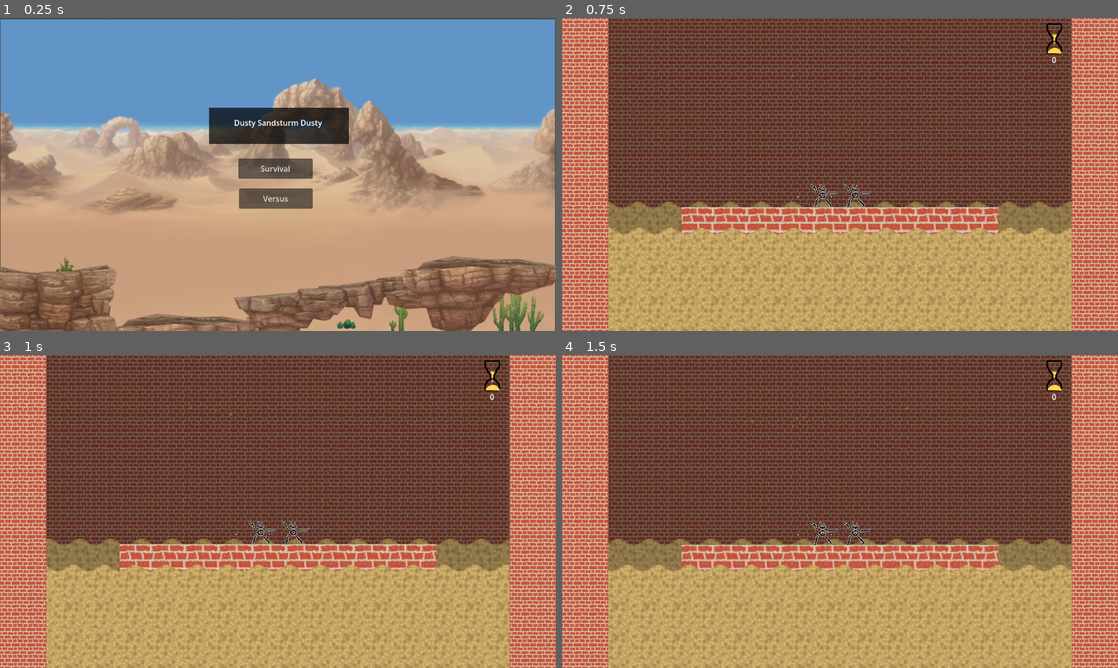
Above: before the commit, frames 1-4 (two rows, left to right).
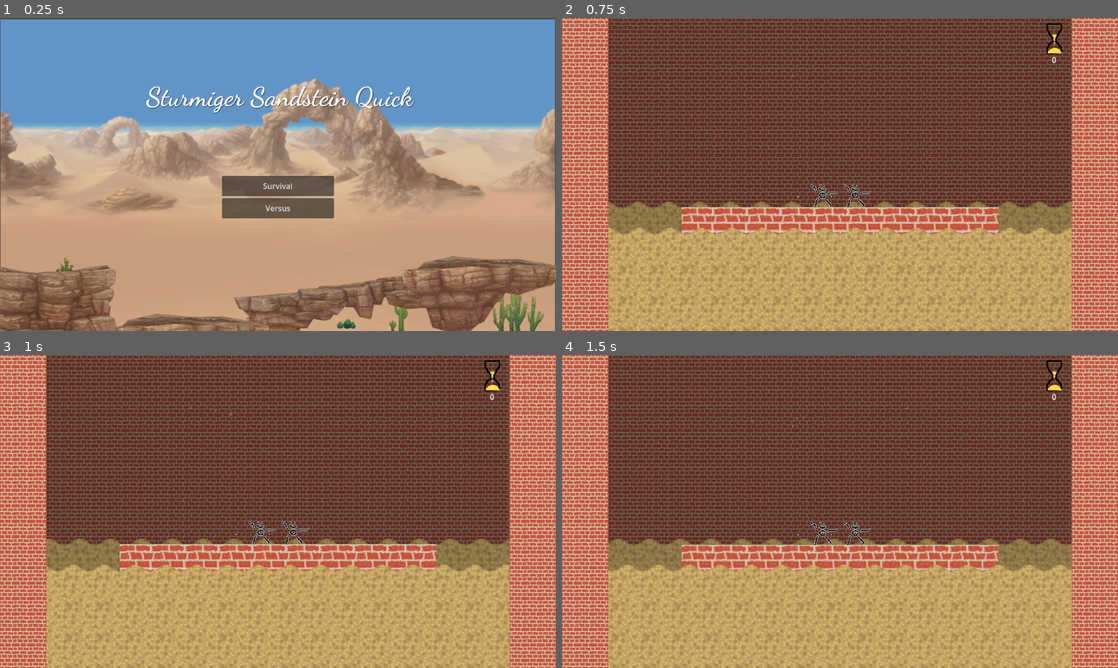
Above: after the commit, the same moments.

Repository: atomazu/quicksand
Game: Godot game, scene res://scenes/title/startmenu.tscn
Two runs of this game, one before a commit and one after it. Both use one fixed random seed, a clock stepped at 60 frames per second and the inputs below. Before the commit the project starts from res://scenes/startmenu.tscn.
Inputs (mouse positions are in pixels of both pictures, inside the frame that each line leads up to):
- Up to frame 1 (0.25 s): no input
- Up to frame 2 (0.75 s): click "Survival" at 0.5 s
- Up to frame 3 (1 s): no input
- Up to frame 4 (1.5 s): move the mouse to (962, 495) at 1.27 s; tap Mouse wheel up (p1_wheel) at 1.35 s

The runs differ from the first frame. In frame 1, 6.7% of the frame differs, in the area x 26-75%, y 21-100%; in frame 2, nothing differs; in frame 3, nothing differs; in frame 4, nothing differs.

Commit message:
Reorganize project structure, cleanup code, improve title - Created subfolders for scenes and scripts that belong together - Improve code style in a few scripts - Use UID references instead of hardcoded resource paths - Add font to assets and use it on the title screen - Title now is in a new Control based structure that scales and aligns automatically

Diff:
--- a/entities/box.tres
+++ /dev/null
@@ -1,9 +0,0 @@
-[gd_resource type="Resource" script_class="Entity" format=3 uid="uid://dbq7l7q1tvt5i"]
-
-[ext_resource type="PackedScene" uid="uid://cbpoflllc0mf7" path="res://entities/box.tscn" id="1_5un0l"]
-[ext_resource type="Script" uid="uid://1nw2i0ardlwb" path="res://entity.gd" id="1_ik4ae"]
-
-[resource]
-script = ExtResource("1_ik4ae")
-scene = ExtResource("1_5un0l")
-metadata/_custom_type_script = "uid://1nw2i0ardlwb"
--- a/entities/box_L.tres
+++ /dev/null
@@ -1,9 +0,0 @@
-[gd_resource type="Resource" script_class="Entity" format=3 uid="uid://b3pqw61jgf6f8"]
-
-[ext_resource type="PackedScene" uid="uid://0rpmxvwp7m76" path="res://entities/box_L.tscn" id="1_h3of1"]
-[ext_resource type="Script" uid="uid://1nw2i0ardlwb" path="res://entity.gd" id="1_md37i"]
-
-[resource]
-script = ExtResource("1_md37i")
-scene = ExtResource("1_h3of1")
-metadata/_custom_type_script = "uid://1nw2i0ardlwb"
--- /dev/null
+++ b/entities/entity_list.tres
@@ -0,0 +1,39 @@
+[gd_resource type="Resource" script_class="EntityList" format=3 uid="uid://c6yawuml1lot0"]
+
+[ext_resource type="Script" uid="uid://1nw2i0ardlwb" path="res://scenes/resources/entity.gd" id="1_hc6p2"]
+[ext_resource type="PackedScene" uid="uid://bj5jfielxvkwx" path="res://entities/box_line.tscn" id="2_61yj1"]
+[ext_resource type="PackedScene" uid="uid://diydkg1lyb6s1" path="res://entities/box_s.tscn" id="3_yabtb"]
+[ext_resource type="PackedScene" uid="uid://djs6bq6bc0fj5" path="res://entities/box_t.tscn" id="4_i1xqc"]
+[ext_resource type="PackedScene" uid="uid://cbpoflllc0mf7" path="res://entities/box.tscn" id="5_oi3c3"]
+[ext_resource type="PackedScene" uid="uid://0rpmxvwp7m76" path="res://entities/box_L.tscn" id="6_2fby1"]
+[ext_resource type="Script" uid="uid://byitkepd2p7vr" path="res://scenes/resources/entities.gd" id="7_ardun"]
+
+[sub_resource type="Resource" id="Resource_p7mml"]
+script = ExtResource("1_hc6p2")
+scene = ExtResource("5_oi3c3")
+metadata/_custom_type_script = "uid://1nw2i0ardlwb"
+
+[sub_resource type="Resource" id="Resource_s3b1i"]
+script = ExtResource("1_hc6p2")
+scene = ExtResource("6_2fby1")
+metadata/_custom_type_script = "uid://1nw2i0ardlwb"
+
+[sub_resource type="Resource" id="Resource_5jixd"]
+script = ExtResource("1_hc6p2")
+scene = ExtResource("2_61yj1")
+metadata/_custom_type_script = "uid://1nw2i0ardlwb"
+
+[sub_resource type="Resource" id="Resource_whr0p"]
+script = ExtResource("1_hc6p2")
+scene = ExtResource("3_yabtb")
+metadata/_custom_type_script = "uid://1nw2i0ardlwb"
+
+[sub_resource type="Resource" id="Resource_kgm2x"]
+script = ExtResource("1_hc6p2")
+scene = ExtResource("4_i1xqc")
+metadata/_custom_type_script = "uid://1nw2i0ardlwb"
+
+[resource]
+script = ExtResource("7_ardun")
+entities = Array[ExtResource("1_hc6p2")]([SubResource("Resource_p7mml"), SubResource("Resource_s3b1i"), SubResource("Resource_5jixd"), SubResource("Resource_whr0p"), SubResource("Resource_kgm2x")])
+metadata/_custom_type_script = "uid://byitkepd2p7vr"
--- a/entities/initial.tres
+++ /dev/null
@@ -1,29 +0,0 @@
-[gd_resource type="Resource" script_class="EntityList" format=3 uid="uid://c6yawuml1lot0"]
-
-[ext_resource type="Script" uid="uid://1nw2i0ardlwb" path="res://entity.gd" id="1_dsxvx"]
-[ext_resource type="Script" uid="uid://byitkepd2p7vr" path="res://scenes/entities.gd" id="2_efjuc"]
-[ext_resource type="Resource" uid="uid://dbq7l7q1tvt5i" path="res://entities/box.tres" id="2_nvm30"]
-[ext_resource type="Resource" uid="uid://b3pqw61jgf6f8" path="res://entities/box_L.tres" id="3_8xc7m"]
-[ext_resource type="PackedScene" uid="uid://bj5jfielxvkwx" path="res://entities/box_line.tscn" id="4_x63m5"]
-[ext_resource type="PackedScene" uid="uid://diydkg1lyb6s1" path="res://entities/box_s.tscn" id="5_fg5ui"]
-[ext_resource type="PackedScene" uid="uid://djs6bq6bc0fj5" path="res://entities/box_t.tscn" id="6_h1q83"]
-
-[sub_resource type="Resource" id="Resource_c475x"]
-script = ExtResource("1_dsxvx")
-scene = ExtResource("4_x63m5")
-metadata/_custom_type_script = "uid://1nw2i0ardlwb"
-
-[sub_resource type="Resource" id="Resource_ls4fa"]
-script = ExtResource("1_dsxvx")
-scene = ExtResource("5_fg5ui")
-metadata/_custom_type_script = "uid://1nw2i0ardlwb"
-
-[sub_resource type="Resource" id="Resource_ayagq"]
-script = ExtResource("1_dsxvx")
-scene = ExtResource("6_h1q83")
-metadata/_custom_type_script = "uid://1nw2i0ardlwb"
-
-[resource]
-script = ExtResource("2_efjuc")
-entities = Array[ExtResource("1_dsxvx")]([ExtResource("2_nvm30"), ExtResource("3_8xc7m"), SubResource("Resource_c475x"), SubResource("Resource_ls4fa"), SubResource("Resource_ayagq")])
-metadata/_custom_type_script = "uid://byitkepd2p7vr"
--- a/scenes/death_screen.gd
+++ b/scenes/death_screen/death_screen.gd
@@ -7,4 +7,4 @@
 		count += delta * 10
 		$Light.energy = count
 	if count > 3:
-		get_tree().change_scene_to_file("res://scenes/startmenu.tscn")
+		get_tree().change_scene_to_file("uid://ca8rew2tw8kkf") # UID Reference to start menu
--- a/scenes/death_screen.tscn
+++ b/scenes/death_screen/death_screen.tscn
@@ -1,14 +1,14 @@
 [gd_scene format=3 uid="uid://30utcg1gn6of"]
 
 [ext_resource type="Texture2D" uid="uid://cvr5kiyabd5wt" path="res://assets/cute_reaper.png" id="1_gwety"]
-[ext_resource type="Script" uid="uid://dsig20t52tc4n" path="res://scenes/death_screen.gd" id="1_wtkkp"]
+[ext_resource type="Script" uid="uid://dsig20t52tc4n" path="res://scenes/death_screen/death_screen.gd" id="1_wtkkp"]
 [ext_resource type="Texture2D" uid="uid://c532c62e0olsh" path="res://assets/flashlight.png" id="2_wfw3d"]
 [ext_resource type="Texture2D" uid="uid://cjn7mtmwg2ph0" path="res://assets/quicksand.png" id="3_wtkkp"]
 [ext_resource type="Texture2D" uid="uid://c1vrjjm7rdhto" path="res://assets/cethiel-desert-edit.png" id="4_wraau"]
 [ext_resource type="Texture2D" uid="uid://dawbli2qou5w3" path="res://assets/6.png" id="5_vyrcq"]
 [ext_resource type="Texture2D" uid="uid://dxjt0pg84fok2" path="res://assets/lightcone.png" id="6_wfw3d"]
 [ext_resource type="AudioStream" uid="uid://d3k2dykeuq4bs" path="res://sounds/bg.wav" id="8_wraau"]
-[ext_resource type="Script" uid="uid://6ydrnbudhtyt" path="res://scenes/death_screen_score_label.gd" id="9_vyrcq"]
+[ext_resource type="Script" uid="uid://6ydrnbudhtyt" path="res://scenes/death_screen/death_screen_score_label.gd" id="9_vyrcq"]
 
 [sub_resource type="LabelSettings" id="LabelSettings_i60to"]
 font_size = 100
--- a/scenes/main.tscn
+++ b/scenes/main.tscn
@@ -1,6 +1,6 @@
 [gd_scene format=3 uid="uid://cts2ddx20a6rp"]
 
-[ext_resource type="PackedScene" uid="uid://d4fk12lnxrekv" path="res://scenes/stage.tscn" id="1_o5qli"]
+[ext_resource type="PackedScene" uid="uid://d4fk12lnxrekv" path="res://scenes/stage/stage.tscn" id="1_o5qli"]
 [ext_resource type="PackedScene" uid="uid://dlq48qxs0g5oo" path="res://scenes/ui.tscn" id="2_0wfyh"]
 
 [node name="Main" type="Node" unique_id=670265662]
--- a/scenes/player.gd
+++ b/scenes/player/player.gd
@@ -55,8 +55,6 @@
 func _on_ground_area_body_exited(_body):
 	bodies_below_feet -= 1
 
-# Also check for areas so that the quicksand counts as "ground"
-# Maybe in future use group for quicksand so othe arears arent confused with ground
 func _on_ground_area_area_entered(_body):
 	bodies_below_feet += 1
 	in_sand = true
@@ -67,11 +65,19 @@
 	bodies_below_feet -= 1
 	in_sand = false
 
+# TODO: Show who has won in results screen in versus mode
+# INVESTIGATE: Sometimes it does not progress to death scene... for some reason
 func _on_timer_timeout():
 	if sand_damp == 0:
-		Global.deaths_this_round += 1; if Global.deaths_this_round >= 2 || !Global.is_survival: Global.winner = name; get_tree().change_scene_to_file("res://scenes/death_screen.tscn");Global.deaths_this_round=0
+		Global.deaths_this_round += 1
+		# Called when: A player has died
+		# Versus => Exit to results screen
+		# Survival => If `Global.deaths_this_round` count is at least 2, exit to results screen
+		if ((not Global.is_survival) or (Global.deaths_this_round >= 2)):
+			Global.winner = name
+			get_tree().change_scene_to_file("uid://30utcg1gn6of") # UID Reference to death screen
+			Global.deaths_this_round = 0
 	elif sand_damp < 0.15:
 		sand_damp = 0
 	else:
 		sand_damp *= 0.6
-	print(sand_damp)
--- a/scenes/player.tscn
+++ b/scenes/player/player.tscn
@@ -1,9 +1,9 @@
 [gd_scene format=3 uid="uid://crx51wxlxkf6i"]
 
 [ext_resource type="Texture2D" uid="uid://bwrq5rhaxiokk" path="res://assets/player.png" id="1_3vyb7"]
-[ext_resource type="Script" uid="uid://xwnmth4bj0bp" path="res://scenes/player.gd" id="1_g2els"]
-[ext_resource type="Shader" uid="uid://d24ctoml41xv2" path="res://scenes/outline.gdshader" id="2_dqkch"]
-[ext_resource type="Script" uid="uid://bcix6pm08eq6h" path="res://scenes/grab_system.gd" id="3_qhqgy"]
+[ext_resource type="Script" uid="uid://xwnmth4bj0bp" path="res://scenes/player/player.gd" id="1_g2els"]
+[ext_resource type="Shader" uid="uid://d24ctoml41xv2" path="res://scenes/resources/outline.gdshader" id="2_dqkch"]
+[ext_resource type="Script" uid="uid://bcix6pm08eq6h" path="res://scenes/player/grab_system.gd" id="3_qhqgy"]
 
 [sub_resource type="PhysicsMaterial" id="PhysicsMaterial_3vyb7"]
 friction = 0.0
--- a/scenes/kill_barrier.tscn
+++ b/scenes/stage/kill_barrier.tscn
@@ -1,6 +1,6 @@
 [gd_scene format=3 uid="uid://di41vsiocn8xy"]
 
-[ext_resource type="Script" uid="uid://dnah8i1ebmpkt" path="res://scenes/kill_barrier.gd" id="1_hcbex"]
+[ext_resource type="Script" uid="uid://dnah8i1ebmpkt" path="res://scenes/stage/kill_barrier.gd" id="1_hcbex"]
 
 [sub_resource type="RectangleShape2D" id="RectangleShape2D_i60to"]
 size = Vector2(8441, 20)
--- a/scenes/platform.tscn
+++ b/scenes/stage/platform.tscn
@@ -1,7 +1,7 @@
 [gd_scene format=3 uid="uid://cfc7gsvvndlj2"]
 
 [ext_resource type="Texture2D" uid="uid://dfo34alxgy13h" path="res://assets/platform.png" id="1_ba0x2"]
-[ext_resource type="Script" uid="uid://brcjo2s1gve7q" path="res://scenes/platform.gd" id="1_nlgqw"]
+[ext_resource type="Script" uid="uid://brcjo2s1gve7q" path="res://scenes/stage/platform.gd" id="1_nlgqw"]
 
 [sub_resource type="RectangleShape2D" id="RectangleShape2D_ba0x2"]
 size = Vector2(656, 62)
--- a/scenes/quicksand.tscn
+++ b/scenes/stage/quicksand.tscn
@@ -1,7 +1,7 @@
 [gd_scene format=3 uid="uid://qxwvb53t8nbx"]
 
 [ext_resource type="Texture2D" uid="uid://cjn7mtmwg2ph0" path="res://assets/quicksand.png" id="1_misx6"]
-[ext_resource type="Script" uid="uid://cp41blqy8ojtg" path="res://scenes/quicksand.gd" id="1_qy2y6"]
+[ext_resource type="Script" uid="uid://cp41blqy8ojtg" path="res://scenes/stage/quicksand.gd" id="1_qy2y6"]
 [ext_resource type="Texture2D" uid="uid://dwteilcm42a81" path="res://assets/sand.png" id="2_17qod"]
 
 [sub_resource type="RectangleShape2D" id="RectangleShape2D_far1q"]
--- a/scenes/sand_clock.tscn
+++ b/scenes/stage/sand_clock.tscn
@@ -1,7 +1,7 @@
 [gd_scene format=3 uid="uid://caihj2gc8lptt"]
 
 [ext_resource type="Texture2D" uid="uid://dj748ko3wv7b4" path="res://assets/sand_clock_1.png" id="1_ctrmp"]
-[ext_resource type="Script" uid="uid://cx6shphq410y3" path="res://scenes/sand_clock.gd" id="1_j26ly"]
+[ext_resource type="Script" uid="uid://cx6shphq410y3" path="res://scenes/stage/sand_clock.gd" id="1_j26ly"]
 [ext_resource type="Texture2D" uid="uid://djibswamftbl4" path="res://assets/sand_clock_2.png" id="2_j26ly"]
 [ext_resource type="Texture2D" uid="uid://c44n0xlxyluxv" path="res://assets/sand_clock_3.png" id="3_7hwcp"]
 [ext_resource type="Texture2D" uid="uid://doh5l5rwq6cka" path="res://assets/sand_clock_4.png" id="4_xsb5i"]
--- a/scenes/stage.tscn
+++ b/scenes/stage/stage.tscn
@@ -1,15 +1,15 @@
 [gd_scene format=3 uid="uid://d4fk12lnxrekv"]
 
-[ext_resource type="Script" uid="uid://pyrtervf15lq" path="res://scenes/spawner.gd" id="1_6c5u0"]
-[ext_resource type="PackedScene" uid="uid://crx51wxlxkf6i" path="res://scenes/player.tscn" id="1_8rem4"]
-[ext_resource type="Resource" uid="uid://c6yawuml1lot0" path="res://entities/initial.tres" id="2_2so7o"]
-[ext_resource type="PackedScene" uid="uid://cfc7gsvvndlj2" path="res://scenes/platform.tscn" id="3_kewym"]
-[ext_resource type="PackedScene" uid="uid://qxwvb53t8nbx" path="res://scenes/quicksand.tscn" id="6_2so7o"]
-[ext_resource type="PackedScene" uid="uid://di41vsiocn8xy" path="res://scenes/kill_barrier.tscn" id="7_1hwpr"]
-[ext_resource type="PackedScene" uid="uid://baw2uogbluxwt" path="res://scenes/background.tscn" id="7_st0q7"]
-[ext_resource type="PackedScene" uid="uid://caihj2gc8lptt" path="res://scenes/sand_clock.tscn" id="8_1hwpr"]
+[ext_resource type="Script" uid="uid://pyrtervf15lq" path="res://scenes/stage/spawner.gd" id="1_6c5u0"]
+[ext_resource type="PackedScene" uid="uid://crx51wxlxkf6i" path="res://scenes/player/player.tscn" id="1_8rem4"]
+[ext_resource type="Resource" uid="uid://c6yawuml1lot0" path="res://entities/entity_list.tres" id="2_2so7o"]
+[ext_resource type="PackedScene" uid="uid://cfc7gsvvndlj2" path="res://scenes/stage/platform.tscn" id="3_kewym"]
+[ext_resource type="PackedScene" uid="uid://qxwvb53t8nbx" path="res://scenes/stage/quicksand.tscn" id="6_2so7o"]
+[ext_resource type="PackedScene" uid="uid://di41vsiocn8xy" path="res://scenes/stage/kill_barrier.tscn" id="7_1hwpr"]
+[ext_resource type="PackedScene" uid="uid://baw2uogbluxwt" path="res://scenes/stage/background.tscn" id="7_st0q7"]
+[ext_resource type="PackedScene" uid="uid://caihj2gc8lptt" path="res://scenes/stage/sand_clock.tscn" id="8_1hwpr"]
 [ext_resource type="Texture2D" uid="uid://dnsjox2joggb7" path="res://assets/sandkorn.png" id="9_dexii"]
-[ext_resource type="Script" uid="uid://bccvk7fwrv3gc" path="res://scenes/kill_player_area_box_barrier_object_node_script.gd" id="10_yd2gm"]
+[ext_resource type="Script" uid="uid://bccvk7fwrv3gc" path="res://scenes/stage/kill_player_area_box_barrier_object_node_script.gd" id="10_yd2gm"]
 
 [sub_resource type="ParticleProcessMaterial" id="ParticleProcessMaterial_4k0v7"]
 particle_flag_disable_z = true
--- a/entities/versus.gd
+++ b/scenes/title/start_survival.gd
@@ -3,12 +3,12 @@
 
 # Called when the node enters the scene tree for the first time.
 func _ready() -> void:
-	set_text("Versus")
+	set_text("Survival")
 
 
 func _pressed() -> void:
-	Global.is_survival = false
-	get_tree().change_scene_to_file("res://scenes/main.tscn")
+	Global.is_survival = true
+	get_tree().change_scene_to_file("uid://d4fk12lnxrekv") # UID Ref to Stage
 	pass
 
 # Called every frame. 'delta' is the elapsed time since the previous frame.
--- a/entities/start_button.gd
+++ b/scenes/title/start_versus.gd
@@ -3,12 +3,12 @@
 
 # Called when the node enters the scene tree for the first time.
 func _ready() -> void:
-	set_text("Survival")
+	set_text("Versus")
 
 
 func _pressed() -> void:
-	Global.is_survival = true
-	get_tree().change_scene_to_file("res://scenes/main.tscn")
+	Global.is_survival = false
+	get_tree().change_scene_to_file("uid://d4fk12lnxrekv")
 	pass
 
 # Called every frame. 'delta' is the elapsed time since the previous frame.
--- a/scenes/startmenu.tscn
+++ b/scenes/title/startmenu.tscn
@@ -8,13 +8,14 @@
 [ext_resource type="Texture2D" uid="uid://cssecraaixrrp" path="res://assets/9.png" id="6_oveq4"]
 [ext_resource type="Texture2D" uid="uid://qxdjh54gpdi7" path="res://assets/7.png" id="7_086el"]
 [ext_resource type="Texture2D" uid="uid://dawbli2qou5w3" path="res://assets/6.png" id="8_28irt"]
-[ext_resource type="Script" uid="uid://1jg1aoovr17t" path="res://entities/start_button.gd" id="9_086el"]
-[ext_resource type="Script" uid="uid://cwhx8n27f4ovb" path="res://entities/versus.gd" id="10_kbbg3"]
-[ext_resource type="Script" uid="uid://ctd2hou8aq5pc" path="res://entities/title_gen.gd" id="11_qpdwg"]
+[ext_resource type="FontFile" uid="uid://to2u6qt3g7xr" path="res://assets/Dancing_Script/static/DancingScript-Bold.ttf" id="9_2i7qt"]
+[ext_resource type="Script" uid="uid://1jg1aoovr17t" path="res://scenes/title/start_survival.gd" id="9_086el"]
+[ext_resource type="Script" uid="uid://cwhx8n27f4ovb" path="res://scenes/title/start_versus.gd" id="10_kbbg3"]
+[ext_resource type="Script" uid="uid://ctd2hou8aq5pc" path="res://scenes/title/title_gen.gd" id="11_qpdwg"]
 
-[node name="Node2D" type="Node2D" unique_id=1280524597]
+[node name="Title" type="Node" unique_id=1751799469]
 
-[node name="Sprites" type="Node" parent="." unique_id=347571100]
+[node name="Sprites" type="Node2D" parent="." unique_id=405477236]
 
 [node name="CethielDesertEdit" type="Sprite2D" parent="Sprites" unique_id=1791317749]
 position = Vector2(575.5, 323.625)
@@ -59,47 +60,70 @@
 scale = Vector2(0.52597404, 0.462963)
 texture = ExtResource("8_28irt")
 
-[node name="survival" type="Button" parent="." unique_id=1996195822]
-z_index = 2
-offset_left = 494.0
-offset_top = 289.0
-offset_right = 648.0
-offset_bottom = 331.0
-script = ExtResource("9_086el")
-metadata/_edit_use_anchors_ = true
+[node name="28" type="Sprite2D" parent="Sprites" unique_id=1892607401]
+z_index = 1
+position = Vector2(389.00003, 693)
+scale = Vector2(0.83287716, 1.1216216)
+texture = ExtResource("5_3gbrr")
 
 [node name="Camera2D" type="Camera2D" parent="." unique_id=211157538]
 z_index = 5
 position = Vector2(576, 322)
 
-[node name="26" type="Sprite2D" parent="." unique_id=1892607401]
-z_index = 1
-position = Vector2(389.00003, 693)
-scale = Vector2(0.83287716, 1.1216216)
-texture = ExtResource("5_3gbrr")
+[node name="Control" type="Control" parent="." unique_id=1056762732]
+layout_mode = 3
+anchors_preset = 15
+anchor_right = 1.0
+anchor_bottom = 1.0
+grow_horizontal = 2
+grow_vertical = 2
 
-[node name="versus" type="Button" parent="." unique_id=1376610668]
-z_index = 4
-offset_left = 495.0
-offset_top = 351.0
-offset_right = 648.0
-offset_bottom = 393.0
-script = ExtResource("10_kbbg3")
+[node name="CenterContainer" type="CenterContainer" parent="Control" unique_id=481886308]
+layout_mode = 1
+anchors_preset = 15
+anchor_right = 1.0
+anchor_bottom = 1.0
+grow_horizontal = 2
+grow_vertical = 2
 
-[node name="RichTextLabel" type="RichTextLabel" parent="." unique_id=628225815]
+[node name="TitleLabel" type="RichTextLabel" parent="Control" unique_id=628225815]
 z_index = 10
-offset_left = 463.0
-offset_top = 203.0
-offset_right = 691.0
-offset_bottom = 243.0
-theme_override_colors/font_shadow_color = Color(0, 0, 0, 0)
+layout_mode = 0
+offset_left = 206.0
+offset_top = 86.0
+offset_right = 953.0
+offset_bottom = 238.0
+theme_override_colors/font_shadow_color = Color(0, 0, 0, 0.52156866)
+theme_override_fonts/normal_font = ExtResource("9_2i7qt")
+theme_override_font_sizes/normal_font_size = 55
+text = "Title Text"
+scroll_active = false
 horizontal_alignment = 1
+vertical_alignment = 1
 script = ExtResource("11_qpdwg")
 
-[node name="ColorRect" type="ColorRect" parent="." unique_id=934968831]
-z_index = 1
-offset_left = 433.0
-offset_top = 184.0
-offset_right = 723.0
-offset_bottom = 259.0
-color = Color(0, 0, 0, 0.70980394)
+[node name="VBoxContainer" type="VBoxContainer" parent="Control" unique_id=603788545]
+layout_mode = 1
+anchors_preset = 8
+anchor_left = 0.5
+anchor_top = 0.5
+anchor_right = 0.5
+anchor_bottom = 0.5
+offset_left = -116.0
+offset_top = 1.0
+offset_right = 116.0
+offset_bottom = 89.75
+grow_horizontal = 2
+grow_vertical = 2
+
+[node name="Survival" type="Button" parent="Control/VBoxContainer" unique_id=1996195822]
+z_index = 2
+layout_mode = 2
+size_flags_vertical = 3
+script = ExtResource("9_086el")
+
+[node name="Versus" type="Button" parent="Control/VBoxContainer" unique_id=1376610668]
+z_index = 4
+layout_mode = 2
+size_flags_vertical = 3
+script = ExtResource("10_kbbg3")
Binary file added: assets/Dancing_Script/DancingScript-VariableFont_wght.ttf
Not shown, added: assets/Dancing_Script/DancingScript-VariableFont_wght.ttf.import
Not shown, added: assets/Dancing_Script/OFL.txt
Not shown, added: assets/Dancing_Script/README.txt
Binary file added: assets/Dancing_Script/static/DancingScript-Bold.ttf
Not shown, added: assets/Dancing_Script/static/DancingScript-Bold.ttf.import
Binary file added: assets/Dancing_Script/static/DancingScript-Medium.ttf
Not shown, added: assets/Dancing_Script/static/DancingScript-Medium.ttf.import
Binary file added: assets/Dancing_Script/static/DancingScript-Regular.ttf
Not shown, added: assets/Dancing_Script/static/DancingScript-Regular.ttf.import
Binary file added: assets/Dancing_Script/static/DancingScript-SemiBold.ttf
Not shown, added: assets/Dancing_Script/static/DancingScript-SemiBold.ttf.import
(and 29 more such lines)
